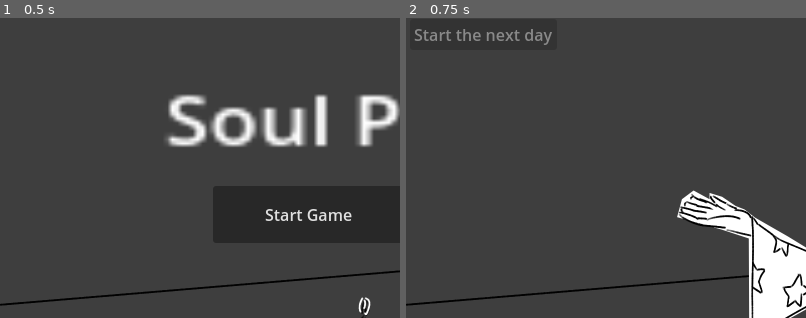
Above: before the commit, frames 1-2 (left to right).
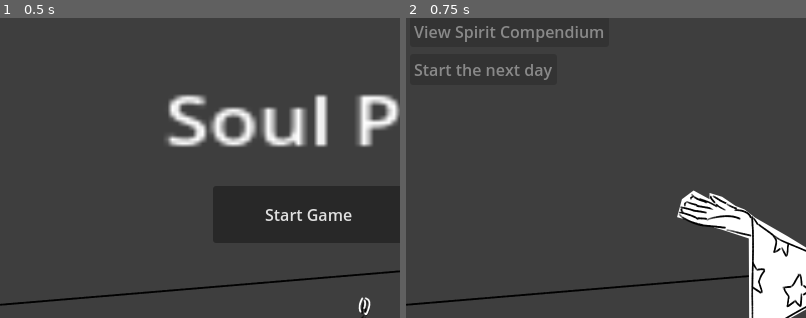
Above: after the commit, the same moments.

Repository: m4ym4y/ld55-soul-purpose
Game: Godot game, scene res://main.tscn
Two runs of this game, one before a commit and one after it. Both use one fixed random seed, a clock stepped at 60 frames per second and the inputs below.
Inputs:
- Up to frame 1 (0.5 s): no input
- Up to frame 2 (0.75 s): click "Start Game" at 0.5 s
The pictures show only the part of the screen within x 2-52%, y 15-65%; the shares and areas given below are measured in that part.

Frame 1 is identical in both runs. In frame 2, 1.5% of the frame differs, in the area x 2-50%, y 2-21%.

Commit message:
add the spirit compendium

Diff:
--- /dev/null
+++ b/compendium.gd
@@ -0,0 +1,41 @@
+extends Node2D
+
+signal finished
+
+var header = "Infernus Blackwood's Spirit Compendium\n\n"
+
+# Called when the node enters the scene tree for the first time.
+var state
+func _ready():
+	if not state:
+		state = $StateContainer
+	refresh()
+
+func init(_state):
+	state = _state
+
+func generate_compendium():
+	var str = ""
+	var idx = 1
+	for entry in state.pull_weights:
+		var key = entry[0]
+		var info = state.pull_table[key]
+		if info.pulled == 0:
+			str += "%d. ???" % idx
+		else:
+			str += "%d. %s" % [idx, info.name]
+			if info.pulled > 1:
+				str += " [x%d]" % info.pulled
+		str += "\n"
+		idx += 1
+	return str
+
+func refresh():
+	$ScrollContainer/List.text = header + generate_compendium()
+
+# Called every frame. 'delta' is the elapsed time since the previous frame.
+func _process(delta):
+	pass
+
+func _on_button_pressed():
+	finished.emit()
--- /dev/null
+++ b/compendium.tscn
@@ -0,0 +1,42 @@
+[gd_scene load_steps=3 format=3 uid="uid://1b7a0ydchq46"]
+
+[ext_resource type="Script" path="res://compendium.gd" id="1_j3gf5"]
+[ext_resource type="PackedScene" uid="uid://yavs46qwbjny" path="res://state_container.tscn" id="2_4nsxk"]
+
+[node name="Compendium" type="Node2D"]
+script = ExtResource("1_j3gf5")
+
+[node name="ColorRect2" type="ColorRect" parent="."]
+offset_right = 410.0
+offset_bottom = 310.0
+color = Color(0, 0, 0, 1)
+
+[node name="ColorRect" type="ColorRect" parent="."]
+offset_left = 5.0
+offset_top = 5.0
+offset_right = 405.0
+offset_bottom = 305.0
+
+[node name="ScrollContainer" type="ScrollContainer" parent="."]
+offset_left = 10.0
+offset_top = 10.0
+offset_right = 400.0
+offset_bottom = 300.0
+
+[node name="List" type="Label" parent="ScrollContainer"]
+layout_mode = 2
+theme_override_colors/font_color = Color(0, 0, 0, 1)
+text = "Spirits Summoned by Infernus Blackwood
+
+"
+
+[node name="StateContainer" parent="." instance=ExtResource("2_4nsxk")]
+
+[node name="Button" type="Button" parent="."]
+offset_left = 360.0
+offset_top = 14.0
+offset_right = 396.0
+offset_bottom = 45.0
+text = "X"
+
+[connection signal="pressed" from="Button" to="." method="_on_button_pressed"]
--- a/room.gd
+++ b/room.gd
@@ -4,36 +4,6 @@
 
 var summoning = false
 var PULL_PRICE = 17
-
-var pull_table = {
-	"dave": {
-		"name": "Dave",
-		"dialogue": [
-			["Hey! It's me, Dave! Want to go to a ball game, sport? No? Well, I guess I'll just see myself out.", 90],
-			["Infernus! I need to talk to you about me and your mother. You see, nine months before you were born, your mother and I-- what's that spell you're chanting? Oh-- Oh um, banishment? Great, ok, see you later sport!", 10],
-		]
-	},
-	"trudy": {
-		"name": "Trudy",
-		"dialogue": [
-			["Weird, this is the apartment I got murdered in, 20 years ago. What do you need from me? I'd appreciate if you didn't upset my eternal slumber just because you're some annoying loser wizard with no friends. OK? Bye...", 50],
-			["Argh, I swear if you summon me again I'm totally going to have all of my demon friends curse the crap out of you!", 50],
-		]
-	},
-	"lab8researcher": {
-		"name": "Lab 8 Researcher",
-		"dialogue": [
-			["Mother of god, what have I done! Wh- Where am I? Whoever you are, get out of here, as fast as you can! I'm begging you, you have no idea what we unleashed upon the world! Pathogen X was more virulent than anything we've ever seen, and it's out of containment Hide! Run! Oh god, what have I done! WHAT HAVE I DONEEEEE!", 80],
-			["** Incoherent screaming **", 20],
-		]
-	}
-}
-
-var pull_weights = [
-		["dave", 50],
-		["trudy", 25],
-		["lab8researcher", 25],
-]
 
 var summoning_tutorial = [
 		{
@@ -74,6 +44,7 @@
 	if not state:
 		state = $StateContainer
 	show_balance()
+	$Compendium.init(state)
 	if state.first_time_summoning:
 		state.first_time_summoning = false
 		disable_controls()
@@ -83,6 +54,22 @@
 func disable_controls():
 	$Button.disabled = true
 	$NextDayButton.disabled = true
+	$ShowCompendium.disabled = true
+
+func enable_controls():
+	if state.money >= PULL_PRICE:
+		$Button.disabled = false
+	$NextDayButton.disabled = false
+	$ShowCompendium.disabled = false
+
+func _on_show_compendium_pressed():
+	disable_controls()
+	$Compendium.refresh()
+	$Compendium.visible = true
+
+func _on_compendium_finished():
+	$Compendium.visible = false
+	enable_controls()
 
 # placeholder state
 func init(_state):
@@ -110,7 +97,8 @@
 var pull_result = ""
 
 func finish_summoning():
-	pull_result = pull_weighted(pull_weights)
+	pull_result = pull_weighted(state.pull_weights)
+	state.pull_table[pull_result].pulled += 1
 
 	$Fade.visible = true
 	$SummonResult.scale = Vector2(0, 0)
@@ -119,8 +107,8 @@
 func _on_summon_result_frame_changed():
 	$DialogueBox.visible = true
 	$DialogueBox.init([
-		{ "text": "You summoned " + pull_table[pull_result].name + "!!" },
-		{ "text": "\"" + pull_weighted(pull_table[pull_result].dialogue) + "\"" },
+		{ "text": "You summoned " + state.pull_table[pull_result].name + "!!" },
+		{ "text": "\"" + pull_weighted(state.pull_table[pull_result].dialogue) + "\"" },
 	])
 
 func _on_dialogue_box_finished():
@@ -134,9 +122,7 @@
 
 func reset_button():
 	summoning = false
-	$NextDayButton.disabled = false
-	if state.money >= PULL_PRICE:
-		$Button.disabled = false
+	enable_controls()
 
 func _on_button_pressed():
 	# lock the button until summoning is complete
--- a/room.tscn
+++ b/room.tscn
@@ -12,6 +12,7 @@
 [ext_resource type="Texture2D" uid="uid://c4f4d26n7wjgg" path="res://assets/trudy.png" id="9_8kctf"]
 [ext_resource type="PackedScene" uid="uid://yavs46qwbjny" path="res://state_container.tscn" id="11_vl6ey"]
 [ext_resource type="PackedScene" uid="uid://b1yofrb2qrxbe" path="res://dialogue_box.tscn" id="12_40mwk"]
+[ext_resource type="PackedScene" uid="uid://1b7a0ydchq46" path="res://compendium.tscn" id="13_tygmm"]
 
 [sub_resource type="SpriteFrames" id="SpriteFrames_akn02"]
 animations = [{
@@ -118,11 +119,18 @@
 offset_bottom = 84.0
 text = "Summon a Soul (costs $17 worth of candles)"
 
+[node name="ShowCompendium" type="Button" parent="."]
+offset_left = 20.0
+offset_top = 90.0
+offset_right = 219.0
+offset_bottom = 121.0
+text = "View Spirit Compendium"
+
 [node name="NextDayButton" type="Button" parent="."]
 offset_left = 20.0
-offset_top = 93.0
+offset_top = 128.0
 offset_right = 167.0
-offset_bottom = 124.0
+offset_bottom = 159.0
 text = "Start the next day"
 
 [node name="Balance" type="Label" parent="."]
@@ -159,10 +167,16 @@
 offset_bottom = 51.0
 text = "Skip Animation >>"
 
+[node name="Compendium" parent="." instance=ExtResource("13_tygmm")]
+visible = false
+position = Vector2(195, 153)
+
 [connection signal="animation_finished" from="Room" to="." method="_on_room_animation_finished"]
 [connection signal="pressed" from="Button" to="." method="_on_button_pressed"]
+[connection signal="pressed" from="ShowCompendium" to="." method="_on_show_compendium_pressed"]
 [connection signal="pressed" from="NextDayButton" to="." method="_on_next_day_button_pressed"]
 [connection signal="frame_changed" from="SummonResult" to="." method="_on_summon_result_frame_changed"]
 [connection signal="dismissed" from="TransitionBox" to="." method="_on_transition_box_dismissed"]
 [connection signal="finished" from="DialogueBox" to="." method="_on_dialogue_box_finished"]
 [connection signal="pressed" from="Skip" to="." method="_on_skip_pressed"]
+[connection signal="finished" from="Compendium" to="." method="_on_compendium_finished"]
--- a/state_container.gd
+++ b/state_container.gd
@@ -4,6 +4,39 @@
 var first_time_summoning = true
 var first_time_working = true
 var day = 0
+
+var pull_table = {
+	"dave": {
+		"pulled": 0,
+		"name": "Dave",
+		"dialogue": [
+			["Hey! It's me, Dave! Want to go to a ball game, sport? No? Well, I guess I'll just see myself out.", 90],
+			["Infernus! I need to talk to you about me and your mother. You see, nine months before you were born, your mother and I-- what's that spell you're chanting? Oh-- Oh um, banishment? Great, ok, see you later sport!", 10],
+		]
+	},
+	"trudy": {
+		"pulled": 0,
+		"name": "Trudy",
+		"dialogue": [
+			["Weird, this is the apartment I got murdered in, 20 years ago. What do you need from me? I'd appreciate if you didn't upset my eternal slumber just because you're some annoying loser wizard with no friends. OK? Bye...", 50],
+			["Argh, I swear if you summon me again I'm totally going to have all of my demon friends curse the crap out of you!", 50],
+		]
+	},
+	"lab8researcher": {
+		"pulled": 0,
+		"name": "Lab 8 Researcher",
+		"dialogue": [
+			["Mother of god, what have I done! Wh- Where am I? Whoever you are, get out of here, as fast as you can! I'm begging you, you have no idea what we unleashed upon the world! Pathogen X was more virulent than anything we've ever seen, and it's out of containment Hide! Run! Oh god, what have I done! WHAT HAVE I DONEEEEE!", 80],
+			["** Incoherent screaming **", 20],
+		]
+	}
+}
+
+var pull_weights = [
+		["dave", 50],
+		["trudy", 25],
+		["lab8researcher", 25],
+]
 
 # Called when the node enters the scene tree for the first time.
 func _ready():
Not shown, added: export_presets.cfg
Not shown: 1 places in room.tscn that only renumber resources
Not shown, changed: .gitignore
Not shown, changed: README.md
